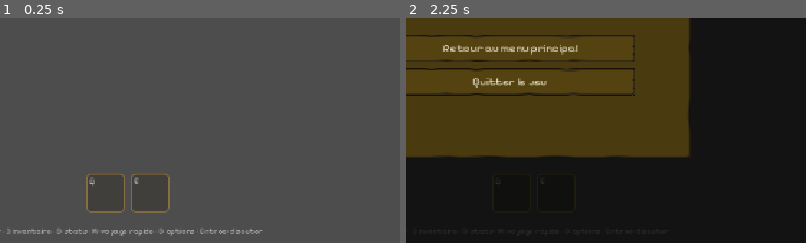
Above: before the commit, frames 1-2 (left to right).
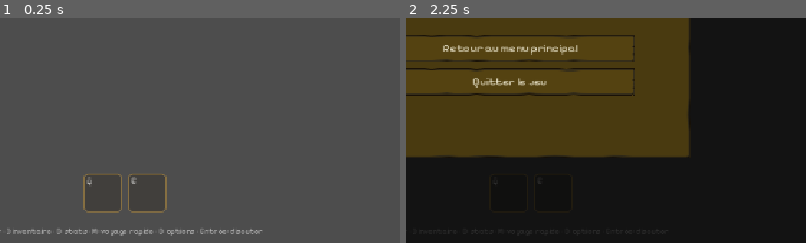
Above: after the commit, the same moments.

Repository: saintstrif13001/riendupout
Game: Godot game, scene res://scenes/Hud.tscn
The game is run twice, just before and just after one commit, with the same random seed, the same clock (stepped at 60 frames per second) and the same inputs. This scene is started directly instead of the project's main scene.
Inputs (mouse positions are % of the whole screen's width and height, from its top left):
- Up to frame 1 (0.25 s): no input
- Up to frame 2 (2.25 s): tap Enter at 0.5, 2 s; move the mouse to (72, 45) at 0.52 s; hold D 0.53-1.25 s; tap I at 0.6 s; click (72, 45) at 0.67 s; tap Space at 0.77, 1.25 s; drag from (30, 55) to (45, 70) at 1.27 s; move the mouse to (60, 28) at 2.02 s; hold D from 2.03 s (still down); tap O at 2.1 s
The pictures show only the part of the screen within x 34-84%, y 50-100%; the shares and areas given below are measured in that part.

The runs differ from the first frame. In frame 1, 0.6% of the frame differs, in the area x 20-43%, y 69-87%; in frame 2, less than 0.1%.
Error before the commit: Invalid call. Nonexistent function 'send_chat_message' in base 'Nil'. (res://scripts/hud.gd:591)
Error after the commit: Invalid call. Nonexistent function 'send_chat_message' in base 'Nil'. (res://scripts/hud.gd:612)

Commit message:
Corrige l'arrivee sur le boss en voyage rapide + centrage du reste du HUD
Deux bugs trouves en inspectant une capture d'ecran de la caverne : elle
montrait l'ECRAN DE MORT juste apres un voyage rapide vers la zone.

1) Bug de gameplay grave introduit par la refonte de la carte en croix :
get_zone_spawn() ET le spawn du boss renvoyaient tous deux le CENTRE de la
zone — soit exactement le meme point. Avant la refonte ils etaient aux deux
extremites opposees d'une bande ("x0+200" pour l'entree, "x1-200" pour le
boss) ; en les passant tous les deux au centre pour etre independant de
l'orientation, la separation entree/fond a ete detruite. Consequence :
voyager (ou reapparaitre apres la mort) dans N'IMPORTE laquelle des quatre
zones dangereuses deposait le joueur pile sur le boss de la zone = mort
immediate, en boucle. Retabli via _zone_edge_point(), qui calcule le bord
cote village (entree) ou le bord oppose (fond) selon la direction de la
zone par rapport au village — donc valable pour les quatre bras de la
croix. Le teleporteur est deplace a l'entree (la ou le voyage depose
reellement le joueur) au lieu du centre. Distance joueur-boss a l'arrivee :
0 avant, 1400-1600 apres.

2) Suite de "certaine choses ne sont pas centre" : apres les panneaux
modaux (commit 988619d), audit du reste du HUD. Trois elements se
"centraient" via un decalage negatif CODE EN DUR supposant une largeur
fixe — zone_label (-100 => 200px), hint_panel (-100 => 200px), cd_label
(-10 => 20px) — alors que leur contenu est de largeur variable. Le nom de
zone, affiche en permanence en haut de l'ecran, derivait donc de 62px
selon la zone ("Val-Repos" vs "Caverne des Ossements") et n'etait jamais
centre. Idem pour l'invite d'interaction (52px de derive). Corrige avec
GROW_DIRECTION_BOTH. La barre de competences etait juste bonne par
coincidence pour 2 emplacements : rendue robuste au passage.

Tests : test_zone_spawn_safety (distance entree-boss dans chaque zone +
entree bien dans les limites de sa zone) et test_hud_centering (test
COMPORTEMENTAL : un element centre garde le meme centre quelle que soit la
longueur de son contenu — ne depend pas de root.size, peu fiable en
headless). Les deux verifies comme echouant sur le code d'avant (via git
stash cible) puis passant apres, pour garantir qu'ils detectent bien le bug.
Regression complete verifiee (39 modes de test).

Co-Authored-By: Claude Opus 5 <noreply@anthropic.com>

Diff:
--- a/scripts/hud.gd
+++ b/scripts/hud.gd
@@ -156,7 +156,14 @@
 	zone_label = Label.new()
 	zone_label.add_theme_font_size_override("font_size", 18)
 	zone_label.set_anchors_preset(Control.PRESET_CENTER_TOP)
-	zone_label.position = Vector2(-100, 12)
+	# Le décalage de -100 codé en dur supposait une étiquette large de 200px
+	# exactement. Les noms de zone vont de "Val-Repos" (~85px) à "Caverne des
+	# Ossements" (~210px) : le nom de zone, affiché en permanence en haut de
+	# l'écran, n'était donc JAMAIS centré et se décalait à chaque changement de
+	# zone. GROW_DIRECTION_BOTH fait grandir la boîte symétriquement autour de
+	# son ancre, donc elle reste centrée quelle que soit la longueur du texte.
+	zone_label.position = Vector2(0, 12)
+	zone_label.grow_horizontal = Control.GROW_DIRECTION_BOTH
 	root.add_child(zone_label)
 
 	gold_label = Label.new()
@@ -230,7 +237,12 @@
 	hotbar.theme = UiTheme.build()
 	hotbar.add_theme_constant_override("separation", 8)
 	hotbar.set_anchors_preset(Control.PRESET_CENTER_BOTTOM)
-	hotbar.position = Vector2(-(HOTBAR_SLOT_SIZE + 4), -100)
+	# -(SLOT+4) valait exactement la moitié de la largeur de 2 emplacements :
+	# juste par coïncidence pour le nombre actuel de compétences. Ajouter un
+	# 3e sort aurait décentré la barre en silence. GROW_DIRECTION_BOTH la garde
+	# centrée quel que soit le nombre d'emplacements.
+	hotbar.position = Vector2(0, -100)
+	hotbar.grow_horizontal = Control.GROW_DIRECTION_BOTH
 	add_child(hotbar)
 	for key_letter in HOTBAR_KEYS:
 		hotbar_slots.append(_build_hotbar_slot(key_letter))
@@ -273,7 +285,11 @@
 	stack.add_child(key_lbl)
 	var cd_lbl = Label.new()
 	cd_lbl.set_anchors_preset(Control.PRESET_CENTER)
-	cd_lbl.position = Vector2(-10, -12)
+	# Le décompte de recharge passe de "1" à deux chiffres ("12") : un décalage
+	# fixe de -10 ne pouvait pas centrer les deux dans l'emplacement.
+	cd_lbl.position = Vector2.ZERO
+	cd_lbl.grow_horizontal = Control.GROW_DIRECTION_BOTH
+	cd_lbl.grow_vertical = Control.GROW_DIRECTION_BOTH
 	cd_lbl.add_theme_font_size_override("font_size", 20)
 	cd_lbl.add_theme_color_override("font_color", Color(1, 1, 1))
 	cd_lbl.mouse_filter = Control.MOUSE_FILTER_IGNORE
@@ -334,7 +350,12 @@
 	hint_panel = PanelContainer.new()
 	hint_panel.theme = UiTheme.build()
 	hint_panel.set_anchors_preset(Control.PRESET_CENTER_BOTTOM)
-	hint_panel.position = Vector2(-100, -50)
+	# Même bug que zone_label (voir _build_bars) : -100 supposait une largeur
+	# fixe de 200px, alors que l'invite varie beaucoup ("Ouvrir le coffre" vs
+	# "Parler à Grondar le Forgeron"). Elle apparaissait donc décalée, et
+	# d'autant plus que le texte était long.
+	hint_panel.position = Vector2(0, -50)
+	hint_panel.grow_horizontal = Control.GROW_DIRECTION_BOTH
 	hint_panel.visible = false
 	add_child(hint_panel)
 	hint_label = Label.new()
--- a/scripts/tools/capture.gd
+++ b/scripts/tools/capture.gd
@@ -212,6 +212,10 @@
 			_run_npc_lore_test()
 		elif test_mode == "test_float_text_centered":
 			_run_float_text_centered_test()
+		elif test_mode == "test_hud_centering":
+			_run_hud_centering_test()
+		elif test_mode == "test_zone_spawn_safety":
+			_run_zone_spawn_safety_test()
 		elif test_mode == "test_npc_wander":
 			_run_npc_wander_test()
 		elif test_mode == "test_zone_event":
@@ -2242,6 +2246,89 @@
 	print("TEST_RESULT all_ok=%s short_alignment_ok=%s both_centered_on_target_x=%s short_center_x=%.1f long_center_x=%.1f target_x=%.1f"
 		% [all_ok, short_alignment_ok, both_centered_on_target_x, short_center_x, long_center_x, target.x])
 
+func _run_zone_spawn_safety_test() -> void:
+	print("TEST_START:zone_spawn_safety")
+	# BUG TROUVE EN CAPTURANT LA CAVERNE : la capture montrait l'ecran de mort
+	# immediatement apres un voyage rapide. Cause : la refonte de la carte en
+	# croix avait mis get_zone_spawn() ET le spawn du boss au MEME point (le
+	# centre de la zone), alors qu'avant ils etaient aux deux extremites
+	# opposees ("x0+200" vs "x1-200"). Voyager/reapparaitre dans une zone
+	# deposait donc le joueur pile sur son boss = mort instantanee.
+	var data = root.get_node("/root/Data")
+	var all_far_enough = true
+	var all_inside_zone = true
+	var details = []
+	var min_seen = 999999.0
+	for zid in data.ZONES.keys():
+		var z = data.ZONES[zid]
+		var spawn = inst.get_zone_spawn(zid)
+		# le point d'arrivee doit rester dans les limites de sa zone
+		if spawn.x < z.x0 or spawn.x > z.x1 or spawn.y < z.y0 or spawn.y > z.y1:
+			all_inside_zone = false
+		# ... et loin de tout boss de cette zone (aggro_range vaut ~260 au max)
+		for uid in inst.enemies.keys():
+			var e = inst.enemies[uid]
+			if not e.mdef.get("boss", false): continue
+			if e.mdef.zone != zid: continue
+			var d = spawn.distance_to(e.global_position)
+			min_seen = minf(min_seen, d)
+			details.append("%s:%.0f" % [zid, d])
+			if d < 600.0: all_far_enough = false
+
+	var all_ok = all_far_enough and all_inside_zone
+	print("TEST_RESULT all_ok=%s spawn_far_from_zone_boss=%s (attendu >= 600) all_inside_zone=%s distance_min=%.0f distances=%s"
+		% [all_ok, all_far_enough, all_inside_zone, min_seen, details])
+
+func _run_hud_centering_test() -> void:
+	print("TEST_START:hud_centering")
+	# Suite de "certaine choses ne sont pas centre" : après les panneaux modaux,
+	# audit du reste du HUD. Trois éléments se "centraient" via un décalage
+	# négatif CODÉ EN DUR supposant une largeur fixe (zone_label -100 => 200px,
+	# hint_panel -100 => 200px, cd_label -10 => 20px) : dès que le texte réel
+	# faisait une autre largeur — c'est-à-dire toujours — l'élément était
+	# décalé, et d'autant plus que l'écart de largeur était grand.
+	#
+	# Test COMPORTEMENTAL plutôt que par propriétés : un élément réellement
+	# centré garde le MÊME centre quelle que soit la longueur de son contenu.
+	# Comparer deux contenus entre eux ne dépend pas de root.size (pas fiable
+	# au moment du test en headless, cf. test_modal_overlay).
+	var hud = inst.get_node("Hud")
+
+	hud.zone_label.text = "Val-Repos"
+	for i in range(3): await process_frame
+	var zone_short_center = hud.zone_label.position.x + hud.zone_label.size.x / 2.0
+	hud.zone_label.text = "Caverne des Ossements"
+	for i in range(3): await process_frame
+	var zone_long_center = hud.zone_label.position.x + hud.zone_label.size.x / 2.0
+	var zone_label_stays_centered = absf(zone_short_center - zone_long_center) < 1.0
+
+	hud._on_near_update("Ouvrir le coffre")
+	for i in range(3): await process_frame
+	var hint_short_center = hud.hint_panel.position.x + hud.hint_panel.size.x / 2.0
+	hud._on_near_update("Parler à Grondar le Forgeron")
+	for i in range(3): await process_frame
+	var hint_long_center = hud.hint_panel.position.x + hud.hint_panel.size.x / 2.0
+	var hint_panel_stays_centered = absf(hint_short_center - hint_long_center) < 1.0
+
+	var cd_lbl = hud.hotbar_slots[0].cd_label
+	cd_lbl.text = "1"
+	for i in range(3): await process_frame
+	var cd_short_center = cd_lbl.position.x + cd_lbl.size.x / 2.0
+	cd_lbl.text = "12"
+	for i in range(3): await process_frame
+	var cd_long_center = cd_lbl.position.x + cd_lbl.size.x / 2.0
+	var cd_label_stays_centered = absf(cd_short_center - cd_long_center) < 1.0
+
+	# La barre de compétences était juste bonne par coïncidence pour 2 slots :
+	# vérifie la propriété qui la garde centrée quel qu'en soit le nombre.
+	var hotbar_grows_both = hud.hotbar.grow_horizontal == Control.GROW_DIRECTION_BOTH
+
+	var all_ok = zone_label_stays_centered and hint_panel_stays_centered and cd_label_stays_centered and hotbar_grows_both
+	print("TEST_RESULT all_ok=%s zone_label_stays_centered=%s (court=%.1f long=%.1f) hint_panel_stays_centered=%s (court=%.1f long=%.1f) cd_label_stays_centered=%s hotbar_grows_both=%s"
+		% [all_ok, zone_label_stays_centered, zone_short_center, zone_long_center,
+			hint_panel_stays_centered, hint_short_center, hint_long_center,
+			cd_label_stays_centered, hotbar_grows_both])
+
 func _run_npc_wander_test() -> void:
 	print("TEST_START:npc_wander")
 	# Les PNJ etaient completement figes (seule une respiration verticale de
--- a/scripts/world.gd
+++ b/scripts/world.gd
@@ -818,12 +818,37 @@
 			y += chunk_h
 		x += chunk_w
 
+## Vecteur unitaire (axe dominant) pointant de la zone vers le village.
+## Vector2.ZERO pour le village lui-même (il est sa propre référence).
+func _zone_dir_to_village(z: Dictionary) -> Vector2:
+	var vz = Data.ZONES.village
+	var village_c = Vector2((vz.x0 + vz.x1) / 2.0, (vz.y0 + vz.y1) / 2.0)
+	var zone_c = Vector2((z.x0 + z.x1) / 2.0, (z.y0 + z.y1) / 2.0)
+	var d = village_c - zone_c
+	if d == Vector2.ZERO: return Vector2.ZERO
+	if absf(d.x) >= absf(d.y): return Vector2(signf(d.x), 0.0)
+	return Vector2(0.0, signf(d.y))
+
+## Point d'entrée (bord côté village) ou fond (bord opposé) d'une zone.
+## Avant la refonte en croix, l'entrée était en dur à "x0+200" et le boss à
+## "x1-200" : deux extrémités OPPOSÉES d'une bande horizontale. En passant
+## les deux au centre de la zone pour être indépendant de l'orientation, on a
+## fait se superposer le point d'arrivée du joueur ET le spawn du boss —
+## voyager (ou réapparaître) dans une zone déposait le joueur pile sur le boss,
+## donc mort immédiate. Rétablit la séparation entrée/fond, mais de façon
+## orientable (chaque bras de la croix pointe dans une direction différente).
+func _zone_edge_point(z: Dictionary, toward_village: bool) -> Vector2:
+	var c = Vector2((z.x0 + z.x1) / 2.0, (z.y0 + z.y1) / 2.0)
+	var dir = _zone_dir_to_village(z)
+	if dir == Vector2.ZERO: return c
+	var half_extent = ((z.x1 - z.x0) / 2.0) if dir.x != 0.0 else ((z.y1 - z.y0) / 2.0)
+	var offset = maxf(0.0, half_extent - 200.0)
+	return c + dir * offset * (1.0 if toward_village else -1.0)
+
 func get_zone_spawn(zone_id: String) -> Vector2:
-	# Le centre de la zone marche pour n'importe quelle orientation (est/nord/
-	# ouest/sud depuis le village), contrairement à "x0+200" qui supposait une
-	# seule bande horizontale.
-	var z = Data.ZONES[zone_id]
-	return Vector2((z.x0 + z.x1) / 2.0, (z.y0 + z.y1) / 2.0)
+	# On arrive/réapparaît par le bord de la zone le plus proche du village,
+	# jamais en plein centre (où se tient le boss) — voir _zone_edge_point().
+	return _zone_edge_point(Data.ZONES[zone_id], true)
 
 func spawn_local_player() -> void:
 	player = PlayerScene.instantiate()
@@ -859,7 +884,10 @@
 	# repère de navigation en plus de l'option de menu qui reste disponible.
 	for zid in Data.ZONES.keys():
 		var z = Data.ZONES[zid]
-		var pos = Vector2((z.x0 + z.x1) / 2.0, (z.y0 + z.y1) / 2.0 + 90)
+		# À l'entrée de la zone (là où le voyage rapide dépose le joueur), pas
+		# au centre : le portail sert de repère « vous arrivez ici », et le
+		# centre est désormais sur le trajet vers le boss.
+		var pos = get_zone_spawn(zid) + Vector2(0, 90)
 		var node = Node2D.new()
 		node.position = pos
 		node.z_index = int(pos.y / 2.0)
@@ -1031,9 +1059,11 @@
 			spawn_enemy(sd)
 		for t in by_zone[zone_id]:
 			if Data.MONSTER_TYPES[t].get("boss", false):
-				# Le centre de la zone marche pour n'importe quelle orientation
-				# (voir get_zone_spawn), contrairement à "x1-200".
-				var sd = {"x": (z.x0 + z.x1) / 2.0, "y": (z.y0 + z.y1) / 2.0, "type_id": t, "respawn_at": 0.0, "is_boss": true}
+				# Au fond de la zone, à l'opposé du point d'arrivée du joueur :
+				# il faut traverser la zone pour l'affronter (voir
+				# _zone_edge_point() pour le bug que ça corrige).
+				var boss_pos = _zone_edge_point(z, false)
+				var sd = {"x": boss_pos.x, "y": boss_pos.y, "type_id": t, "respawn_at": 0.0, "is_boss": true}
 				enemy_spawns.append(sd)
 				spawn_enemy(sd)
 
